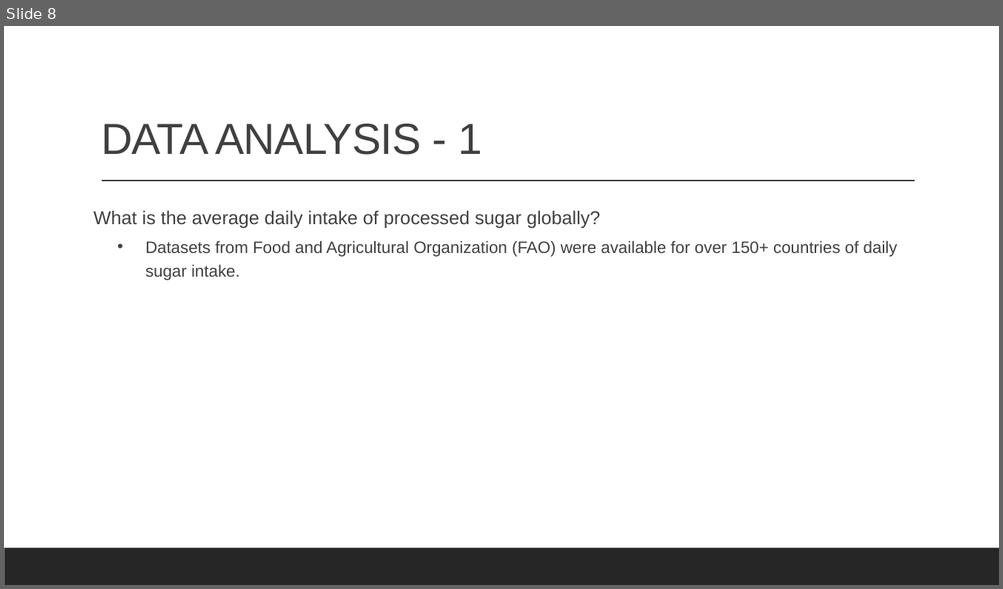
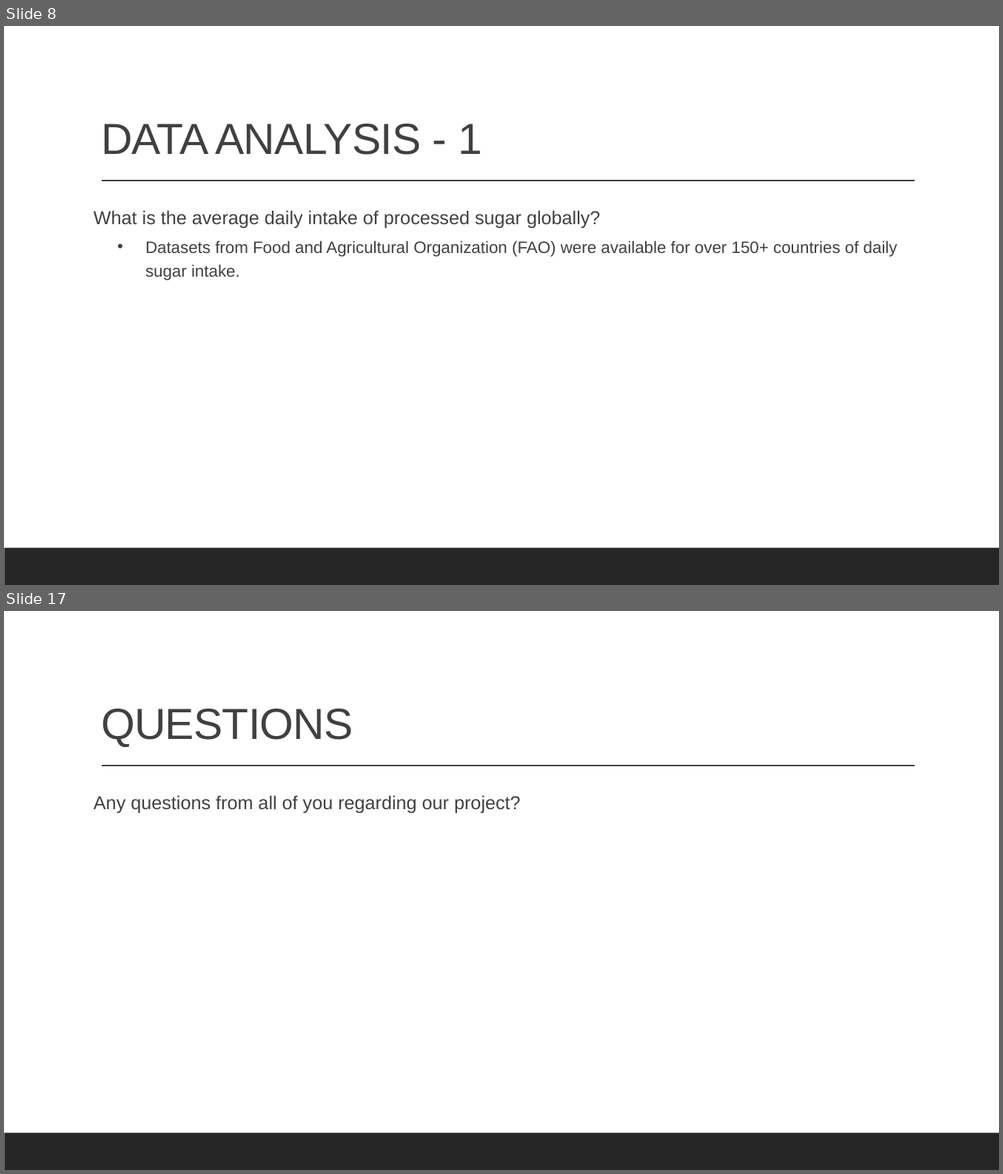
Before and after one commit to cbeachey/project1_influencers, a slide deck: Effects of Sugar Consumption.pptx. Shown one above the other, each under a label of ours: slide 8 before the commit, slides 8 and 17 after it; the slides between them are not shown. The pictures are 1003x589 and 1003x1174 pixels, drawn with LibreOffice and Linux fonts; fonts in the diff are those of the drawing. Boxes give left, top, right and bottom in pixels: in the first picture for what was removed or moved away, otherwise in the second. Text is boxed around its words. In the diff, an @@ line names an element or a change of style, - is before the commit and + after.

```diff
--- a/Effects of Sugar Consumption.pptx
+++ b/Effects of Sugar Consumption.pptx
@@ slide 17 added at (4,611,999,1170), background #FFFFFF; not listed: 2 template elements that a slide beside it also shows @@
@@ title added at (101,709,353,747), 42 pt, text #404040 @@
+QUESTIONS
@@ text added at (94,795,521,814), 18 pt, text #404040 @@
+Any questions from all of you regarding our project?
```
Also in this commit, not shown: 3 slides changed, 7 other slides added, 2 slides removed, 1 other file.
